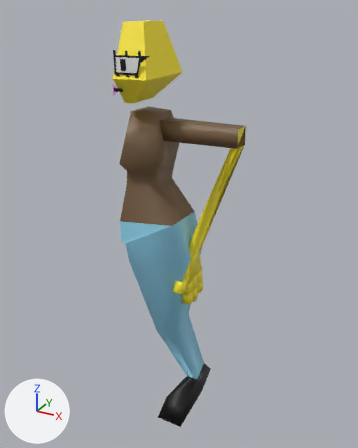
The glTF model assets/models/Person.glb as it was, and as the next commit left it.
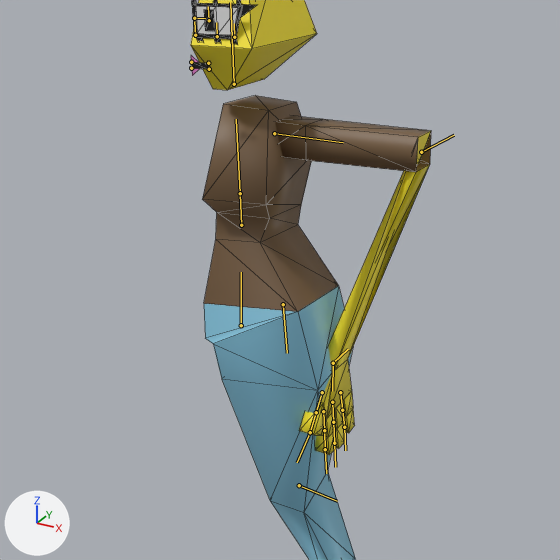
Each version is shown whole from a 50 mm camera at (4.6, -7.03, 8.25) aimed at (0.47, 0.48, 4.49), then close up on the part from 2% to 88% of the width and 12% to 81% of the height. Every picture has the same lights, and +X, +Y and +Z are marked at lower left. The last two pictures show the newer version. Both versions are drawn at frame 18 of the action 'Walk'; the numbers are the values there. The bones that change, and the others that lie on the model, are drawn over the model as lines in the close-ups. The close-ups show mesh edges as thin lines.

The first close-up shows 'Body', 'Eyes', 'Head' and 1 more.
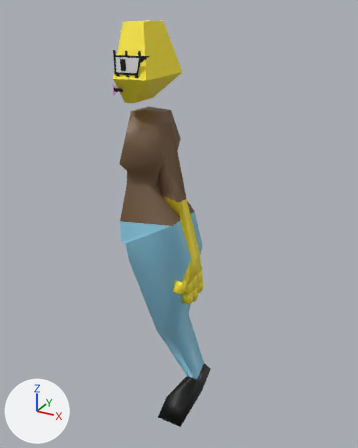
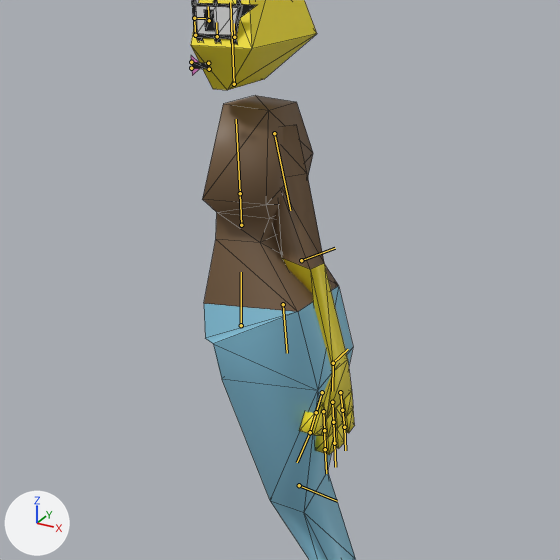
Commit message: Person model: fixed upper-arm keyframes in the walk

The change in detail:
Bone 'Elbow.L' (bone_elbow_l) moves from (0.0, 0.0, 0.0) to (-0.62, -0.23, 1.39).
Bone 'Elbow.L' (bone_elbow_l) turns from (0, 0, 0) to (-24, 105, -16) degrees about its own x, y and z.
Bone 'Shoulder.L' (bone_shoulder_l) turns from (-2, -1, 1) to (-13, 26, 65) degrees about its own x, y and z.

Location of each change, [x1, y1, x2, y2] in pixels of the close-ups (560 x 560 px):
'Body', posed: before [202, 95, 431, 560]; after [202, 95, 356, 560]
bone 'Elbow.L', root to tip: before (421, 152) to (454, 135); after (301, 260) to (335, 248)
bone 'Shoulder.L', root to tip: before (274, 133) to (343, 142); after (274, 133) to (290, 210)
